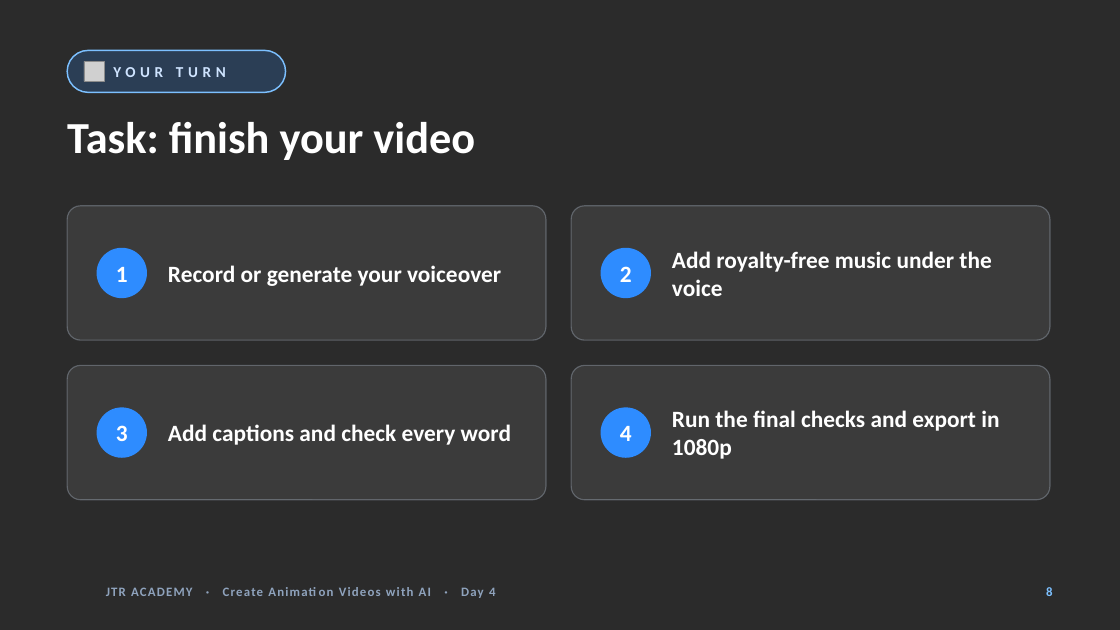
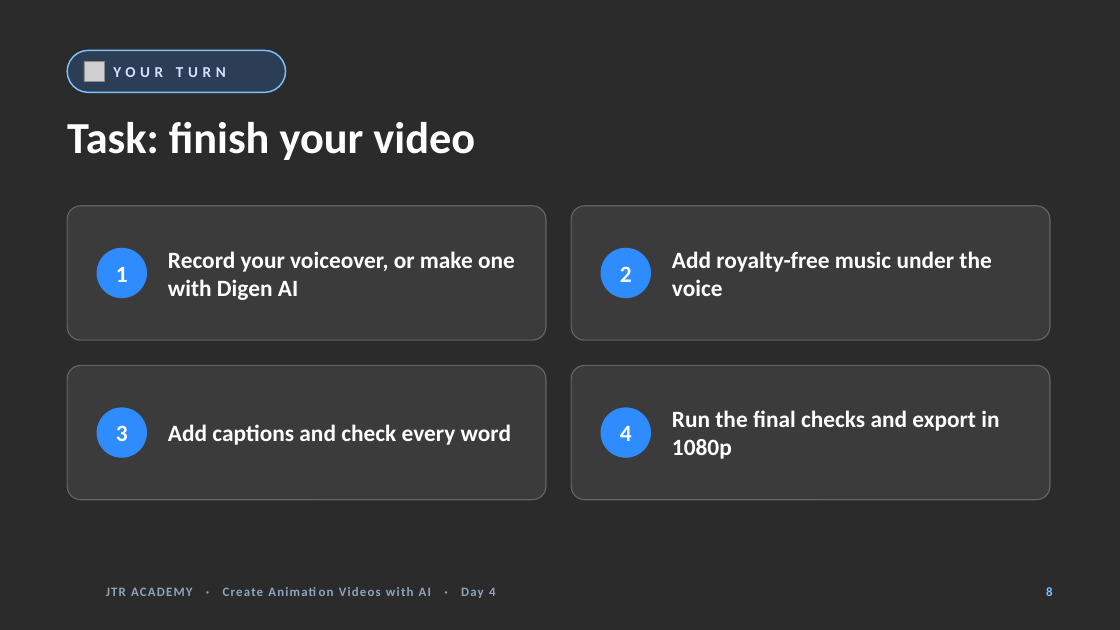
Before and after one commit to JulianaWada/JTR-Project, a slide deck: slide 8 of academy/public/slides/animation-videos-with-ai/day-4.pptx. Drawn at 1120x630 pixels with LibreOffice and Linux fonts; fonts in the diff are those of the drawing; grey boxes stand for pictures; background and template pictures are left out; a plain dark background stands for a picture behind light text. Boxes give left, top, right and bottom in pixels: in the first picture for what was removed or moved away, otherwise in the second. Text is boxed around its words. In the diff, an @@ line names an element or a change of style, - is before the commit and + after.

```diff
--- a/academy/public/slides/animation-videos-with-ai/day-4.pptx
+++ b/academy/public/slides/animation-videos-with-ai/day-4.pptx
@@ text at bbox=[168, 251, 515, 300]: text changed @@
-Record or generate your voiceover
+Record your voiceover, or make one with Digen AI
```
Also in this commit, not shown: 1 other slide changed, 16 other files.
